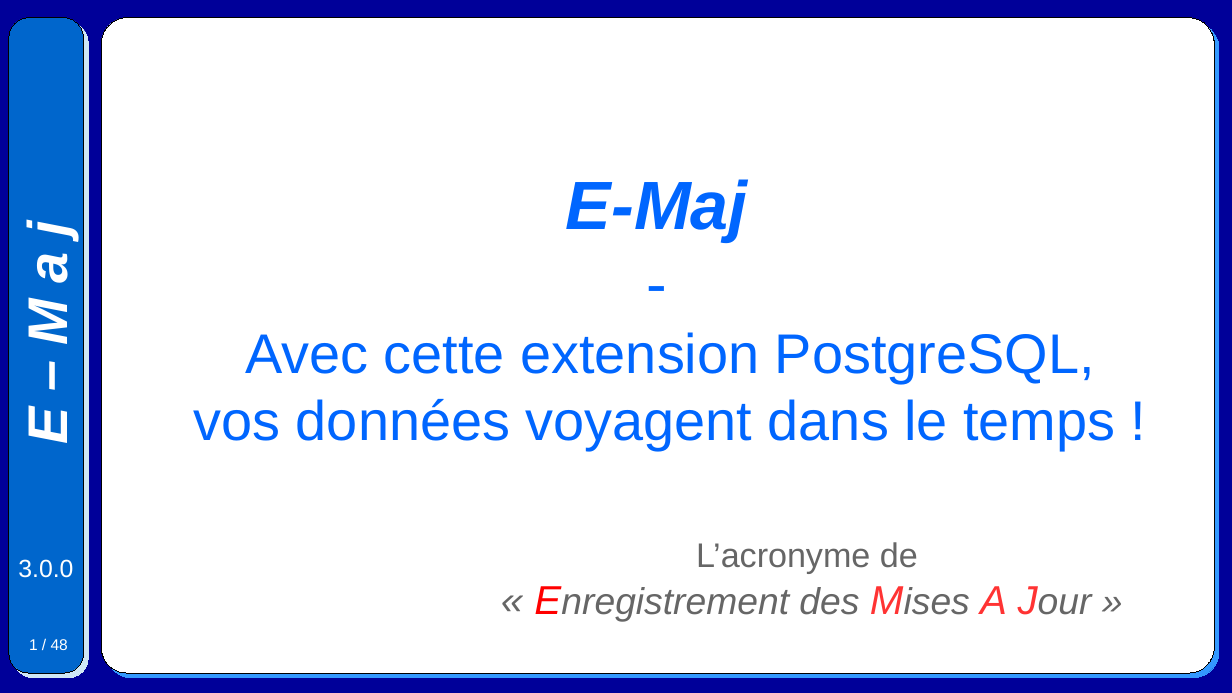
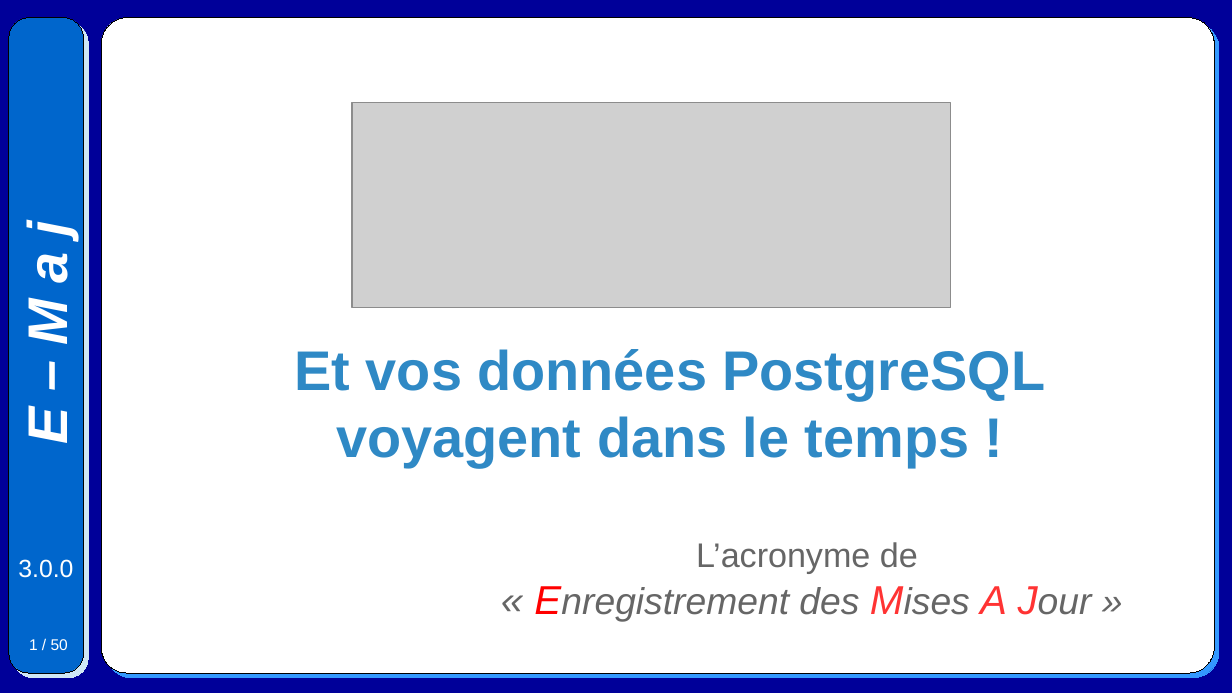
Before and after one commit to beaud76/emaj_doc, a slide deck: slide 1 of Emaj.devel_pres_fr.odp. Drawn at 1232x693 pixels with LibreOffice and Linux fonts; fonts in the diff are those of the drawing; grey boxes stand for pictures. Boxes give left, top, right and bottom in pixels: in the first picture for what was removed or moved away, otherwise in the second. Text is boxed around its words. In the diff, an @@ line names an element or a change of style, - is before the commit and + after.

```diff
--- a/Emaj.devel_pres_fr.odp
+++ b/Emaj.devel_pres_fr.odp
@@ picture added at [352,103,950,309] @@
@@ subtitle at [295,349,1046,467]: text changed; text colour #0066FF to #2F89C5; bold on @@
-E-Maj
--
-Avec cette extension PostgreSQL,
-vos données voyagent dans le temps !
+Et vos données PostgreSQL
+voyagent dans le temps !
@@ page number at [29,639,68,650]: text changed @@
-1 / 48
+1 / 50
```
Also in this commit, not shown: 2 other slides changed, 2 slides added, 1 other file.
